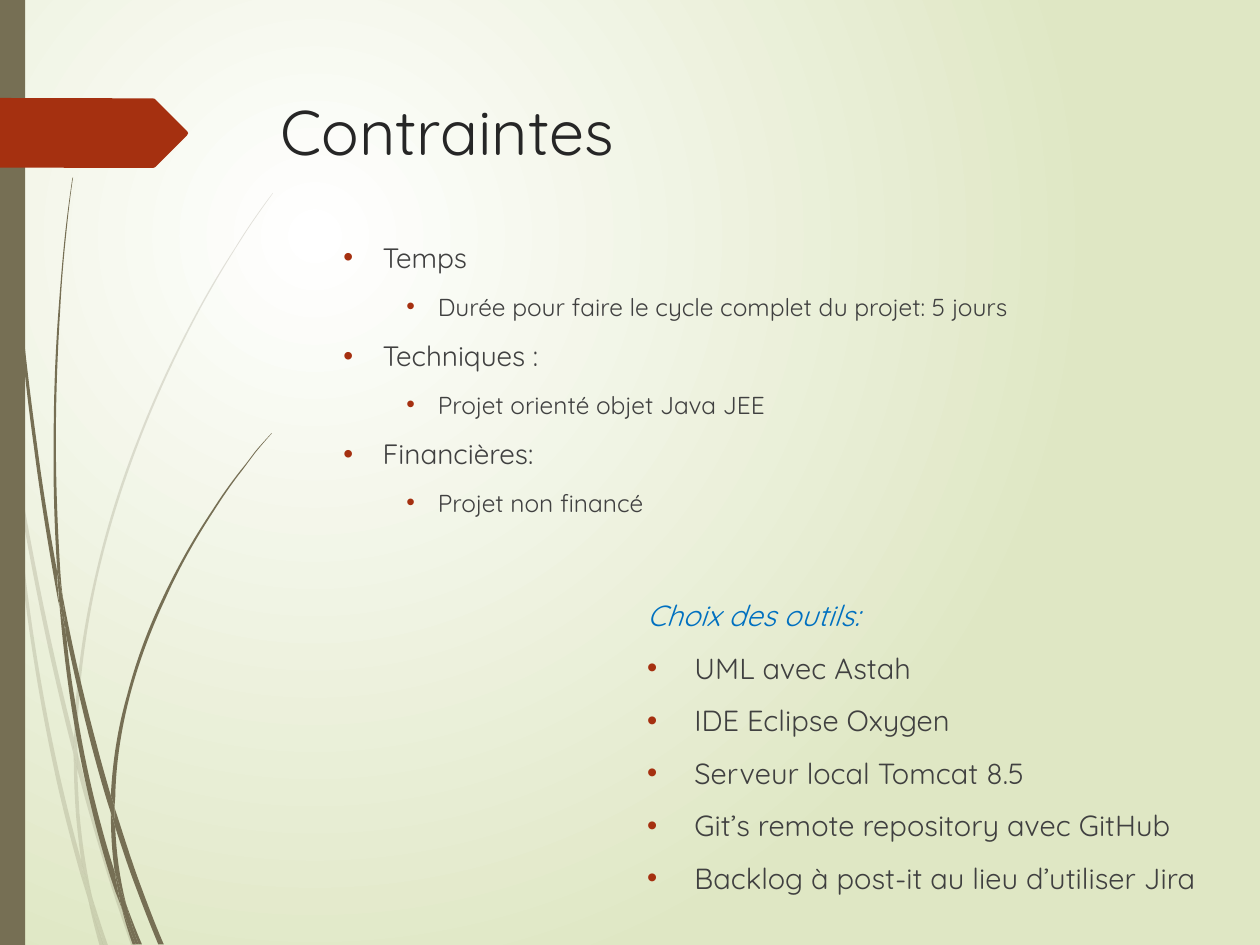
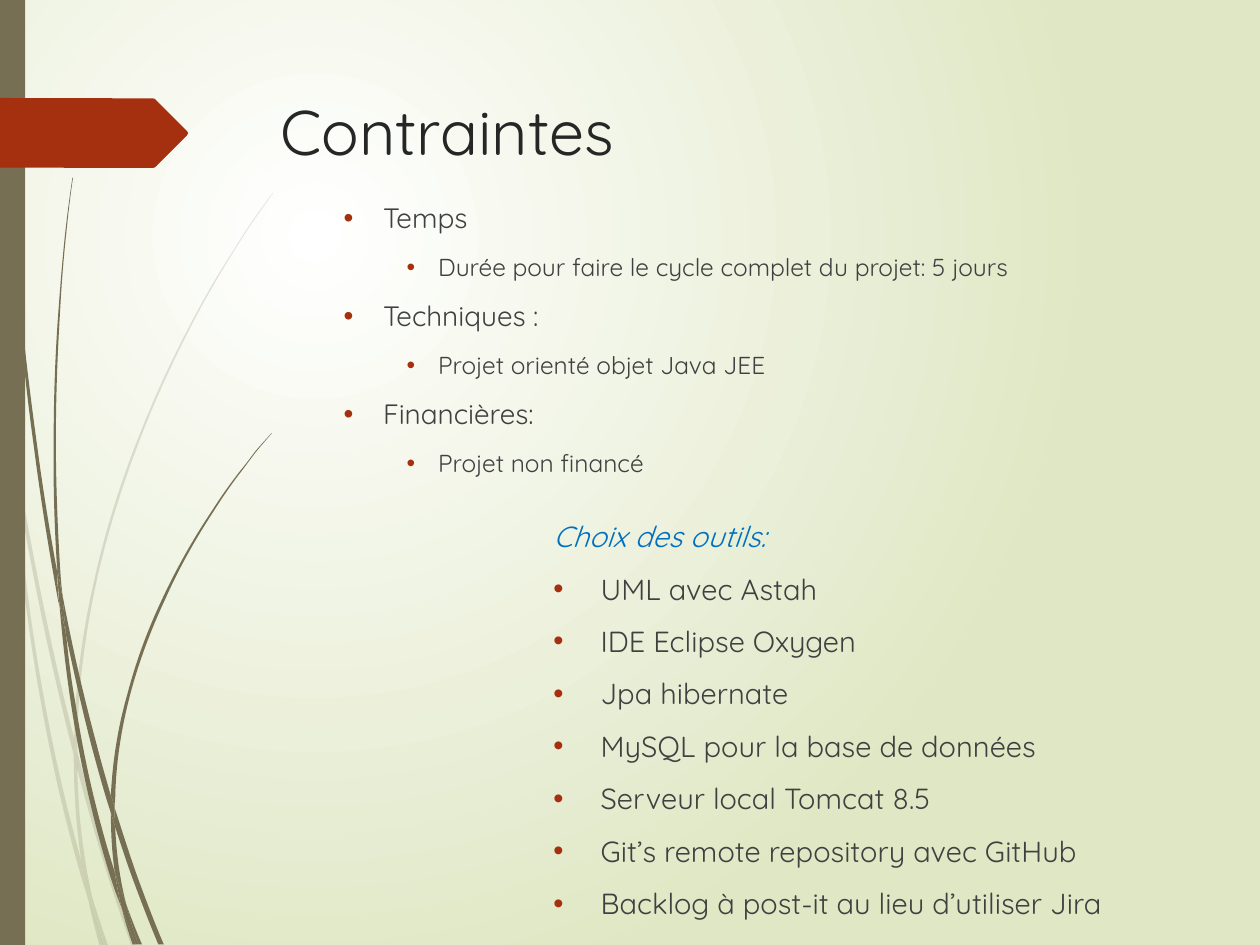
Before and after one commit to LudoRoot/WeBet_JBL, a slide deck: slide 7 of Présentation/Présentation WeBet_JBL.pptx. Drawn at 1260x945 pixels with LibreOffice and Linux fonts; fonts in the diff are those of the drawing. Boxes give left, top, right and bottom in pixels: in the first picture for what was removed or moved away, otherwise in the second. Text is boxed around its words. In the diff, an @@ line names an element or a change of style, - is before the commit and + after.

```diff
--- a/Présentation/Présentation WeBet_JBL.pptx
+++ b/Présentation/Présentation WeBet_JBL.pptx
@@ text "Temps": place and size @@
-text "Temps" at (383,248,1007,517)
+text "Temps" at (383,208,1007,477)
@@ text "Choix des outils:": place and size @@
-text "Choix des outils:" at (647,604,1195,895)
+text "Choix des outils:" at (553,525,1101,920)
@@ text at (601,682,1036,763): paragraphs added @@
+• Jpa hibernate
+• MySQL pour la base de données
```
Also in this commit, not shown: 5 other slides changed, 1 slide added, 2 other files.
